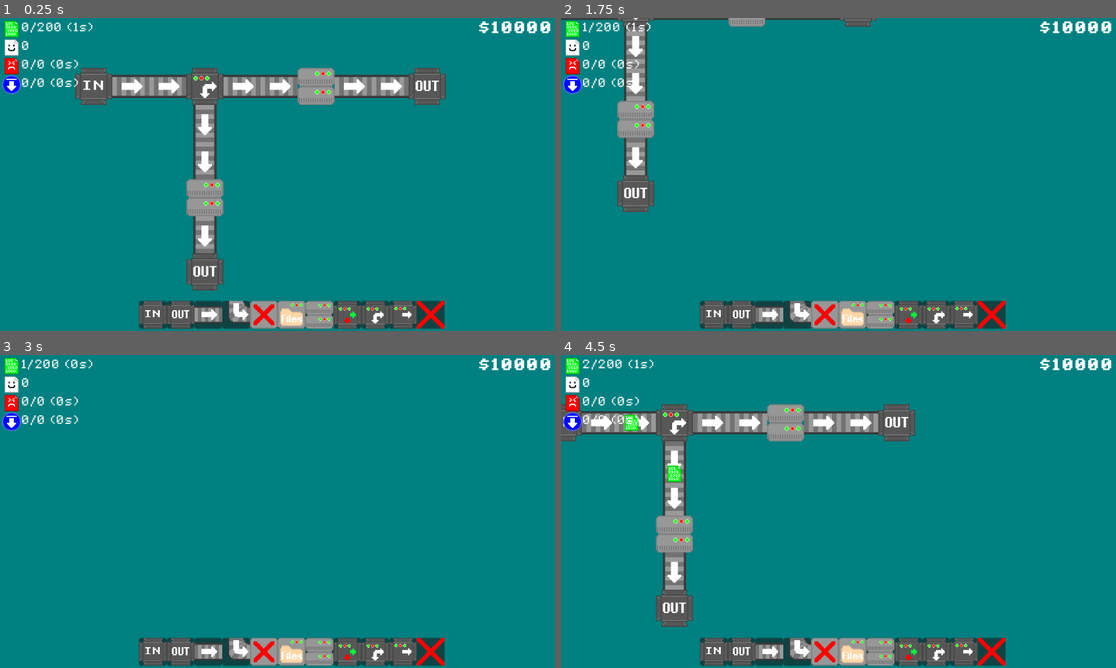
Above: before the commit, frames 1-4 (two rows, left to right).
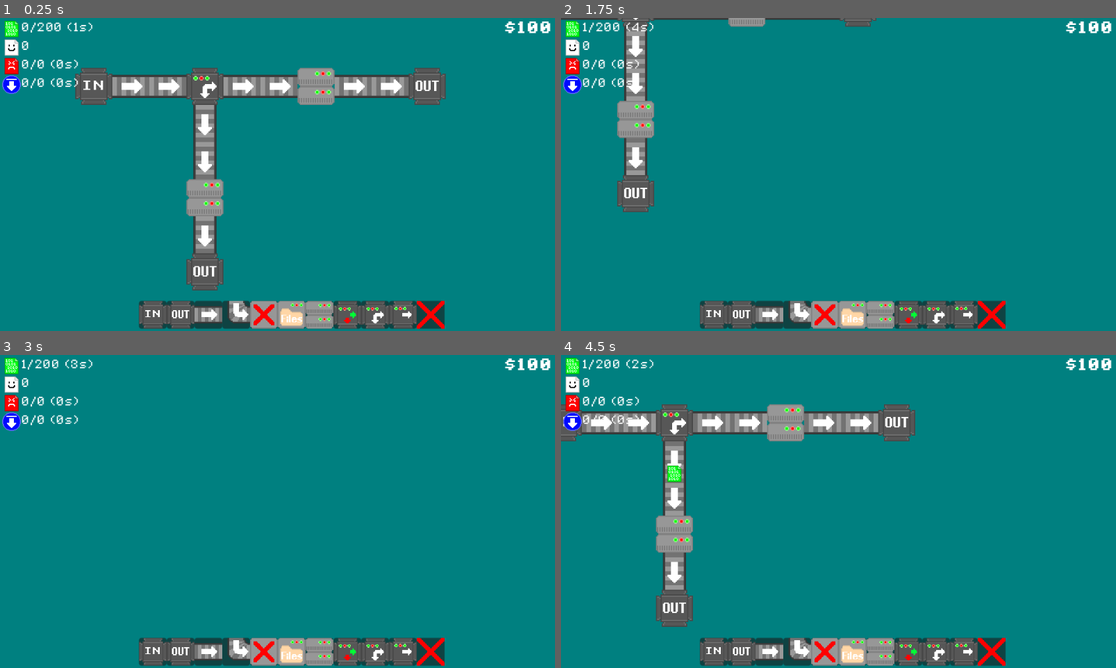
Above: after the commit, the same moments.

Repository: Birb-Games/gmtk-game-jam-2024
Game: Godot game, scene res://scenes/Root.tscn
Same seed, same stepped clock (60 frames per second), same inputs: the game is played once before the commit and once after it.
Inputs (mouse positions are in pixels of both pictures, inside the frame that each line leads up to):
- Up to frame 1 (0.25 s): no input
- Up to frame 2 (1.75 s): move the mouse to (960, 158) at 0.52 s; press the mouse at (960, 158) at 0.53 s; hold D (right) 0.53-1.28 s; move the mouse to (727, 190) at 1.27 s; release the mouse at (727, 190) at 1.28 s; hold S (down) from 1.28 s (still down); click (727, 190) at 1.35 s
- Up to frame 3 (3 s): move the mouse to (333, 442) at 2.02 s; release S (down) at 2.03 s; hold D (right) 2.03-2.78 s; hold Mouse wheel up (zoom_in) 2.03-2.78 s; click (333, 442) at 2.3 s; move the mouse to (249, 574) at 2.77 s; hold W (up) from 2.78 s (still down); tap Mouse wheel down (zoom_out) at 2.85 s
- Up to frame 4 (4.5 s): click (810, 574) at 3.05 s; move the mouse to (1005, 558) at 3.52 s; release W (up) at 3.53 s; press the mouse at (1005, 558) at 3.53 s; hold A (left) from 3.53 s (still down); move the mouse to (672, 464) at 4.27 s; release the mouse at (672, 464) at 4.28 s; click (672, 464) at 4.35 s

The runs differ from the first frame. In frame 1, 0.2% of the frame differs, in the area x 86-97%, y 1-5%; in frame 2, 0.3%; in frame 3, 0.2%; in frame 4, 0.6%, in the area x 3-97%, y 1-25%.

Commit message:
added deleter tile

Diff:
--- a/scenes/Get.tscn
+++ b/scenes/Get.tscn
@@ -23,6 +23,7 @@
 
 [connection signal="area_entered" from="." to="." method="_on_area_entered"]
 [connection signal="area_exited" from="." to="." method="_on_area_exited"]
+[connection signal="deleter" from="MoveableItem" to="." method="_on_moveable_item_deleter"]
 [connection signal="empty" from="MoveableItem" to="." method="_on_moveable_item_empty"]
 [connection signal="output" from="MoveableItem" to="." method="_on_moveable_item_output"]
 [connection signal="server" from="MoveableItem" to="." method="_on_moveable_item_server"]
--- a/scenes/Return.tscn
+++ b/scenes/Return.tscn
@@ -19,5 +19,6 @@
 
 [node name="MoveableItem" parent="." instance=ExtResource("2_q58v3")]
 
+[connection signal="deleter" from="MoveableItem" to="." method="_on_moveable_item_deleter"]
 [connection signal="empty" from="MoveableItem" to="." method="_on_moveable_item_empty"]
 [connection signal="output" from="MoveableItem" to="." method="_on_moveable_item_output"]
--- a/scripts/get.gd
+++ b/scripts/get.gd
@@ -42,3 +42,8 @@
 	$/root/Root.spawn_counts["spawn_get"] -= 1
 	$/root/Root.add_coins(-5)
 	queue_free()
+
+func _on_moveable_item_deleter() -> void:
+	$/root/Root.spawn_counts["spawn_get"] -= 1
+	$/root/Root.add_coins(-5)
+	queue_free()
--- a/scripts/moveable_item.gd
+++ b/scripts/moveable_item.gd
@@ -11,6 +11,7 @@
 signal output
 signal server
 signal empty
+signal deleter
 
 var new_tile: bool = true
 
@@ -183,6 +184,8 @@
 				server.emit()
 			"splitter":
 				direction = get_random_direction([false, true, false, true])
+			"deleter":
+				deleter.emit()
 			_:
 				empty.emit()
 				direction = Vector2i.ZERO
--- a/scripts/return.gd
+++ b/scripts/return.gd
@@ -19,5 +19,9 @@
 
 
 func _on_moveable_item_empty() -> void:
-	$/root/Root.add_coins(-5)
+	$/root/Root.spawn_counts["return"] -= 1
 	queue_free()
+
+func _on_moveable_item_deleter() -> void:
+	$/root/Root.spawn_counts["return"] -= 1
+	queue_free()
--- a/scripts/root.gd
+++ b/scripts/root.gd
@@ -19,7 +19,7 @@
 
 # once a timer runs out, reset it to these times
 var reset_times = {
-	"spawn_get": 2.0
+	"spawn_get": 5.0
 }
 
 var timers = {
@@ -42,28 +42,31 @@
 }
 
 const tile_costs = {
-	"in": 150,
+	"in": 500,
 	"out": 50,
 	"splitter": 100,
 	"filter": 100,
-	"server": 100,
-	"deleter": 100,
+	"server": 75,
+	"deleter": 20,
 	"storage":100,
 	"merger": 100,
-	"conveyor":10,
-	"conveyor_corner":10,
+	"conveyor": 1,
+	"conveyor_corner": 1,
 }
 
 func add_top_tile(id: String, x: int, y: int) -> void:
-	if id == "in":
-		input_pipes.push_back(Vector2i(x, y))
 	if id == "delete":
+		var tiledata = $TopTileMapLayer.get_cell_tile_data(Vector2i(x, y))
+		if tiledata and len(input_pipes) == 1 and tiledata.get_custom_data("Type") == "input":
+			return
 		$TopTileMapLayer.erase_cell(Vector2i(x, y))
 		$BottomTileMapLayer.erase_cell(Vector2i(x, y))
 		input_pipes.erase(Vector2i(x, y))
 		print(len(input_pipes))
 		return
 	if(coins >= tile_costs[id]):
+		if id == "in":
+			input_pipes.push_back(Vector2i(x, y))
 		add_coins(-tile_costs[id])
 		$BottomTileMapLayer.erase_cell(Vector2i(x, y))
 		$BottomTileMapLayer.set_cell(Vector2i(x, y), 0, tile_atlas_positions[id])
@@ -72,8 +75,6 @@
 		print("insufficent funds")
 
 func add_bottom_tile(id: String, x: int, y: int) -> void:
-	if id == "in":
-		input_pipes.push_back(Vector2i(x, y))
 	if(coins >= tile_costs[id]):
 		add_coins(-tile_costs[id])
 		$TopTileMapLayer.erase_cell(Vector2i(x, y))
@@ -83,7 +84,7 @@
 
 # Called when the node enters the scene tree for the first time.
 func _ready() -> void:
-	add_coins(10000) # Makes sure the user starts with 100 coins
+	add_coins(100) # Makes sure the user starts with 100 coins
 	for t in $TopTileMapLayer.get_used_cells_by_id(-1, tile_atlas_positions["in"]):
 		input_pipes.push_back(t)
 
Not shown: 1 places in scenes/Get.tscn that only renumber resources
